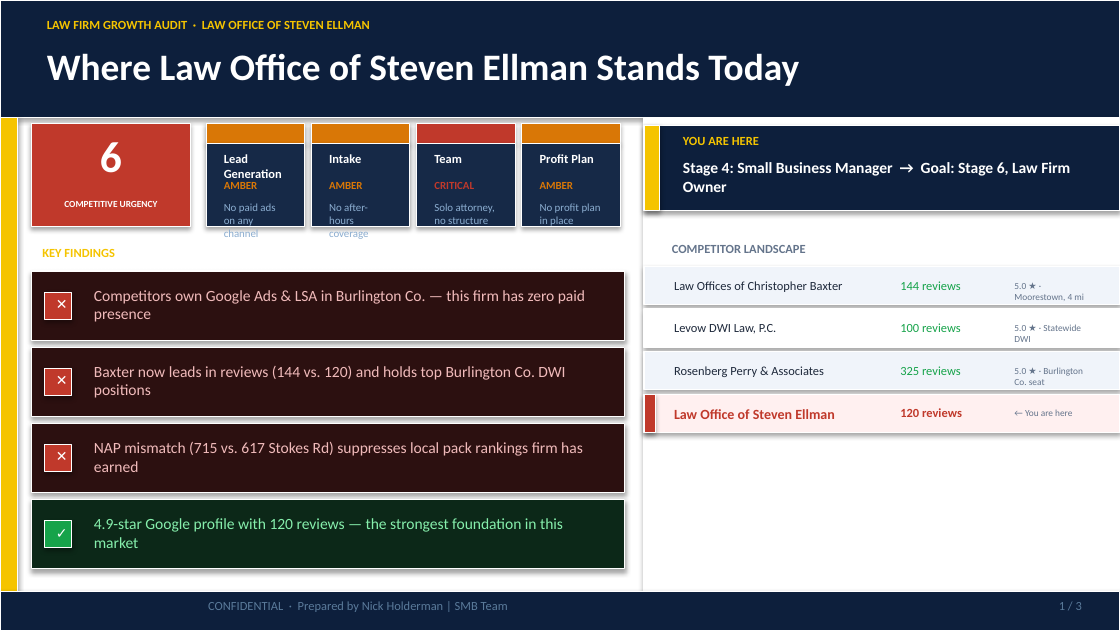
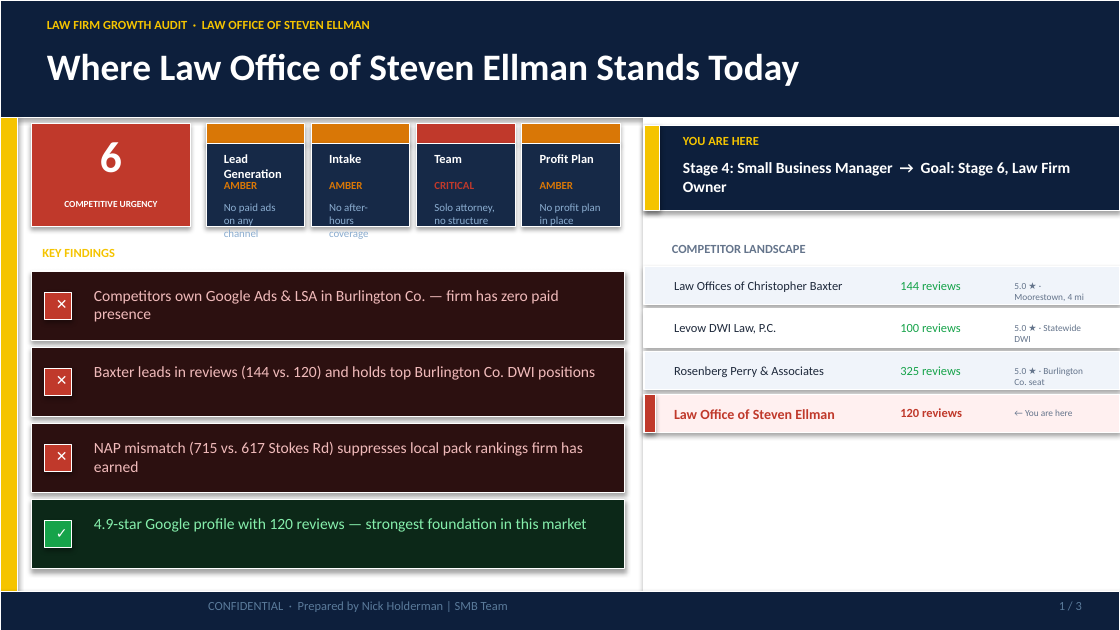
Before and after one commit to SMB-Team-Technology/workwith-smbteam, a slide deck: slide 1 of law-office-of-steven-ellman/Law_Office_of_Steven_Ellman_June2_2026_Proposal.pptx. Drawn at 1120x630 pixels with LibreOffice and Linux fonts; fonts in the diff are those of the drawing. Boxes give left, top, right and bottom in pixels: in the first picture for what was removed or moved away, otherwise in the second. Text is boxed around its words. In the diff, an @@ line names an element or a change of style, - is before the commit and + after.

```diff
--- a/law-office-of-steven-ellman/Law_Office_of_Steven_Ellman_June2_2026_Proposal.pptx
+++ b/law-office-of-steven-ellman/Law_Office_of_Steven_Ellman_June2_2026_Proposal.pptx
@@ text at bbox=[94, 290, 558, 322]: text changed @@
-Competitors own Google Ads & LSA in Burlington Co. — this firm has zero paid presence
+Competitors own Google Ads & LSA in Burlington Co. — firm has zero paid presence
@@ text at bbox=[94, 366, 595, 380]: text changed @@
-Baxter now leads in reviews (144 vs. 120) and holds top Burlington Co. DWI positions
+Baxter leads in reviews (144 vs. 120) and holds top Burlington Co. DWI positions
@@ text at bbox=[94, 518, 587, 532]: text changed @@
-4.9-star Google profile with 120 reviews — the strongest foundation in this market
+4.9-star Google profile with 120 reviews — strongest foundation in this market
```
Also in this commit, not shown: 2 other slides changed, 1 other file.
